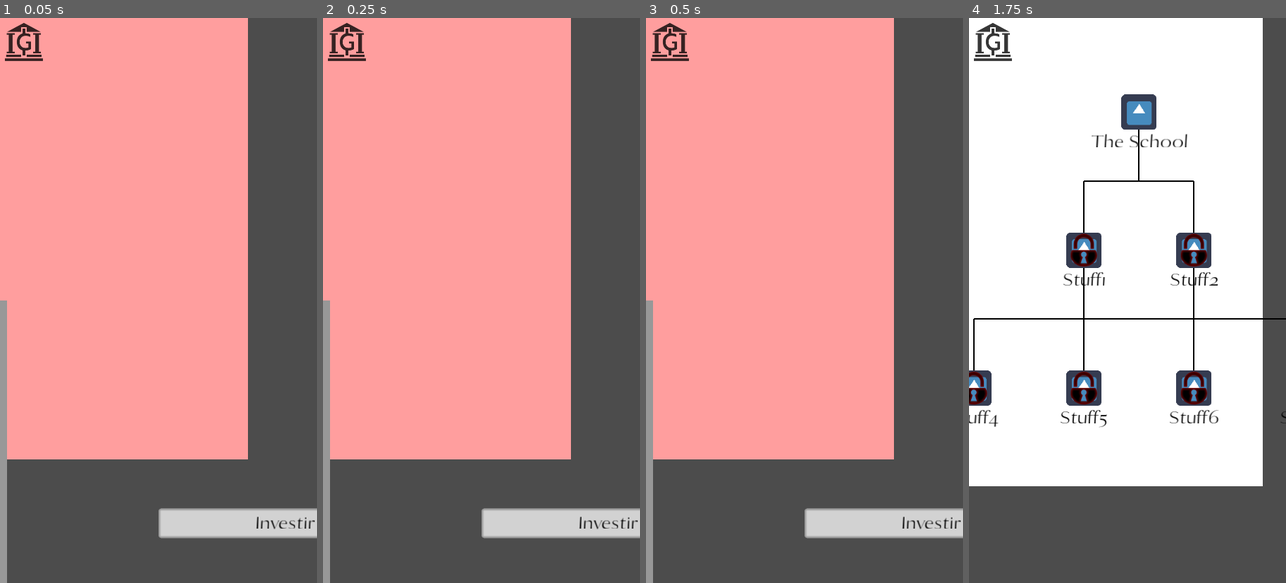
Above: before the commit, frames 1-4 (left to right).
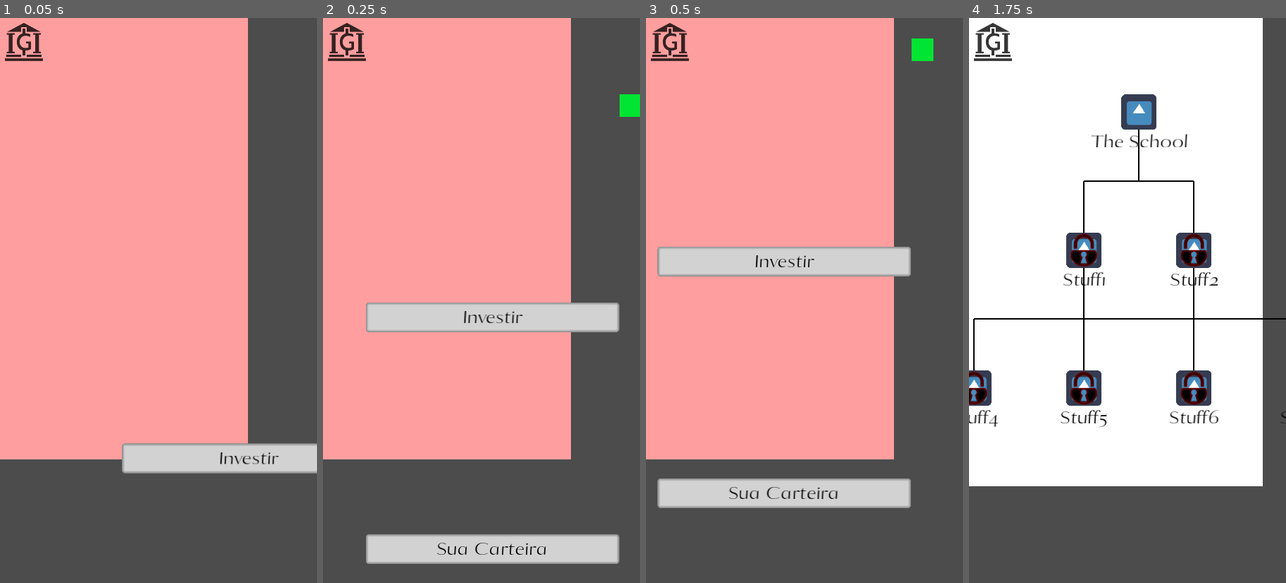
Above: after the commit, the same moments.

Repository: AndreMoukarzel/Grana-Preta
Game: Godot game, scene res://broker/Broker.tscn
Two runs of this game, one before a commit and one after it. Both use one fixed random seed, a clock stepped at 60 frames per second and the inputs below. This scene is started directly instead of the project's main scene. The engine's default icon, where the game draws it, is replaced by a stand-in: a white triangle on a blue panel in a dark square.
Inputs (mouse positions are in pixels of both pictures, inside the frame that each line leads up to):
- Up to frame 1 (0.05 s): no input
- Up to frame 2 (0.25 s): no input
- Up to frame 3 (0.5 s): no input
- Up to frame 4 (1.75 s): click (994, 40) at 0.5 s; click (1111, 260) at 1.25 s

The runs differ from the first frame. In frame 1, 7.1% of the frame differs, in the area x 0-100%, y 50-100%; in frame 2, 12%; in frame 3, 12%, in the area x 0-100%, y 3-100%; in frame 4, nothing differs.
Error in both runs: Invalid get index '99' (on base: 'Array'). (res://broker/bond/BondGenerator.gd:112)

Commit message:
Correct camera positioning when backing

Diff:
--- a/SwipeHandler.gd
+++ b/SwipeHandler.gd
@@ -20,7 +20,8 @@
 
 func deactivate():
 	set_process_input(false)
-	$SwipingCamera.current = false
+	LocalCamera.set_position(Vector2(0, 0))
+	LocalCamera.call_deferred("set_current", false)
 
 func update_cam_minmax():
 	var window_size_by_2 = OS.get_real_window_size()/2
--- a/broker/BondDisplay.gd
+++ b/broker/BondDisplay.gd
@@ -85,7 +85,7 @@
 		$Tween.interpolate_property($Chanceful, "rect_position:y", null, c_pos + BOND_EXPANSION, TWN_TIME, Tween.TRANS_QUAD, Tween.EASE_IN_OUT)
 	if group == "Safe":
 		$Tween.interpolate_property($Moderate, "rect_position:y", null, m_pos + BOND_EXPANSION, TWN_TIME, Tween.TRANS_QUAD, Tween.EASE_IN_OUT)
-	if not (group == "Chanceful" and bond.get_name() == "2"): # last bond has no tween
+	if not (group == "Chanceful" and bond.get_name() == "1"): # last bond has no tween
 		$Tween.start()
 		yield($Tween, "tween_completed")
 	disable_all_bonds(false)
@@ -105,7 +105,7 @@
 		$Tween.interpolate_property($Chanceful, "rect_position:y", null, c_pos, TWN_TIME, Tween.TRANS_QUAD, Tween.EASE_IN_OUT)
 	if group == "Safe":
 		$Tween.interpolate_property($Moderate, "rect_position:y", null, m_pos, TWN_TIME, Tween.TRANS_QUAD, Tween.EASE_IN_OUT)
-	if not (group == "Chanceful" and bond.get_name() == "2"): # last bond has no tween
+	if not (group == "Chanceful" and bond.get_name() == "1"): # last bond has no tween
 		$Tween.start()
 		yield($Tween, "tween_completed")
 	disable_all_bonds(false)
--- a/broker/BondDisplay.tscn
+++ b/broker/BondDisplay.tscn
@@ -108,7 +108,6 @@
 script = ExtResource( 3 )
 
 [node name="SwipeHandler" parent="." instance=ExtResource( 4 )]
-editor/display_folded = true
 
 [node name="SwipingCamera" parent="SwipeHandler" index="0"]
 limit_right = 576
